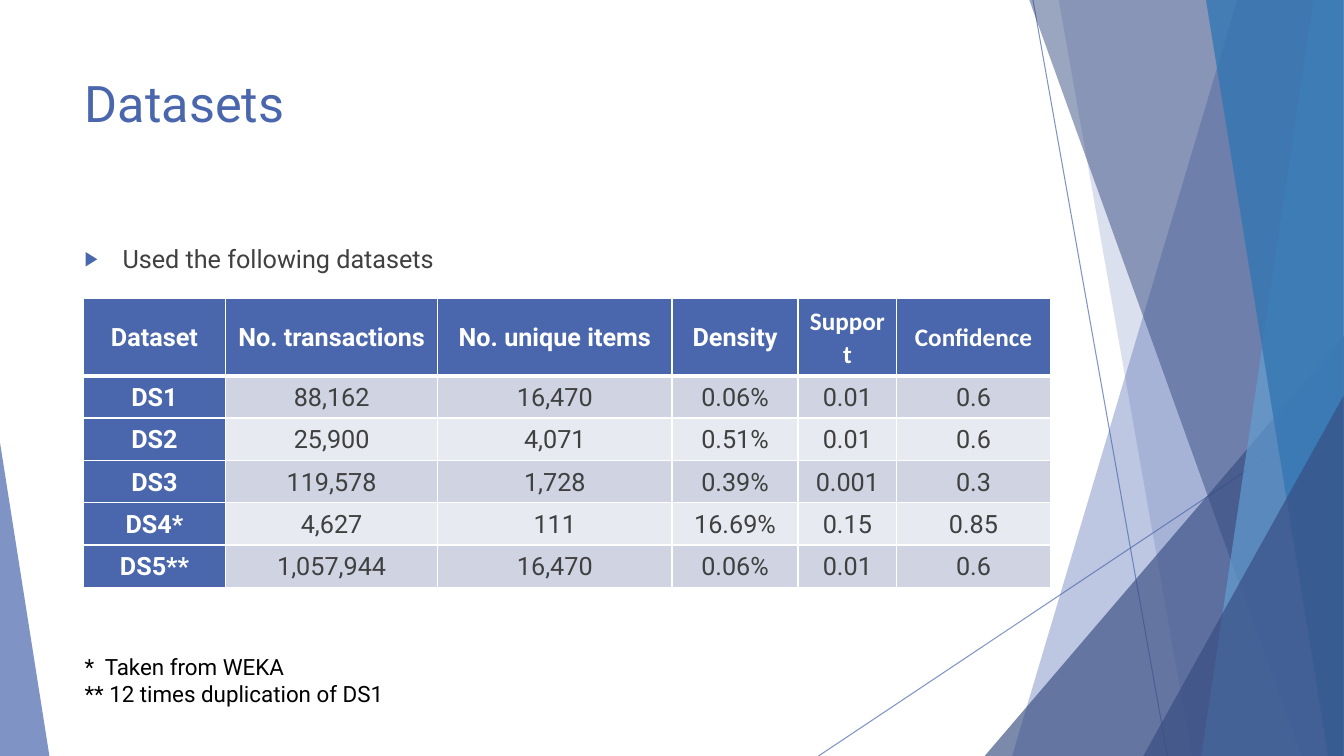
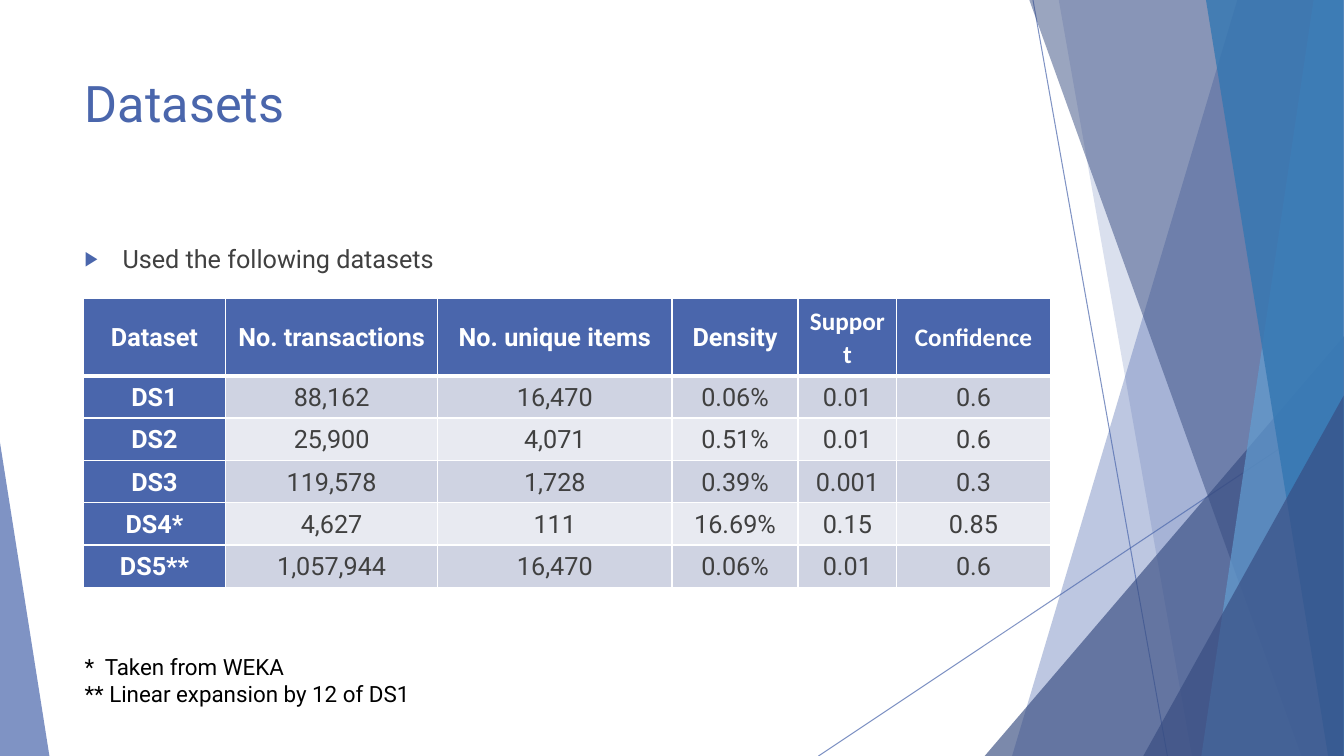
Before and after one commit to ParallelProgramming/Term-Project, a slide deck: slide 9 of Parallel Data Mining.pptx. Drawn at 1344x756 pixels with LibreOffice and Linux fonts; fonts in the diff are those of the drawing. Boxes give left, top, right and bottom in pixels: in the first picture for what was removed or moved away, otherwise in the second. Text is boxed around its words. In the diff, an @@ line names an element or a change of style, - is before the commit and + after.

```diff
--- a/Parallel Data Mining.pptx
+++ b/Parallel Data Mining.pptx
@@ text at (109, 685, 410, 707): text changed @@
-** 12 times duplication of DS1
+** Linear expansion by 12 of DS1
```
Also in this commit, not shown: 3 other slides changed, 5 other files.
